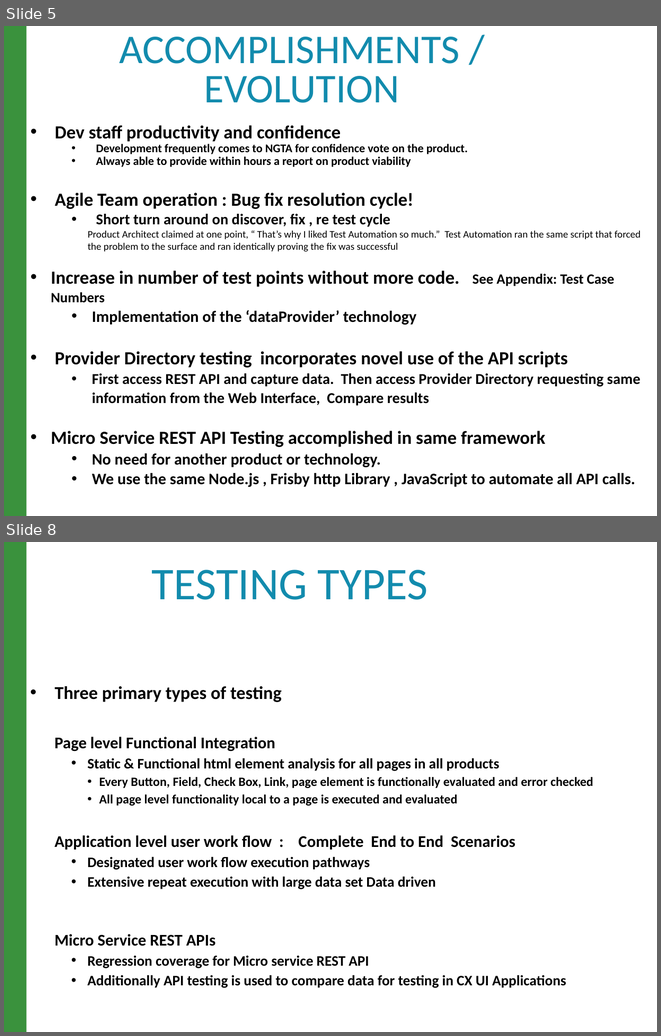
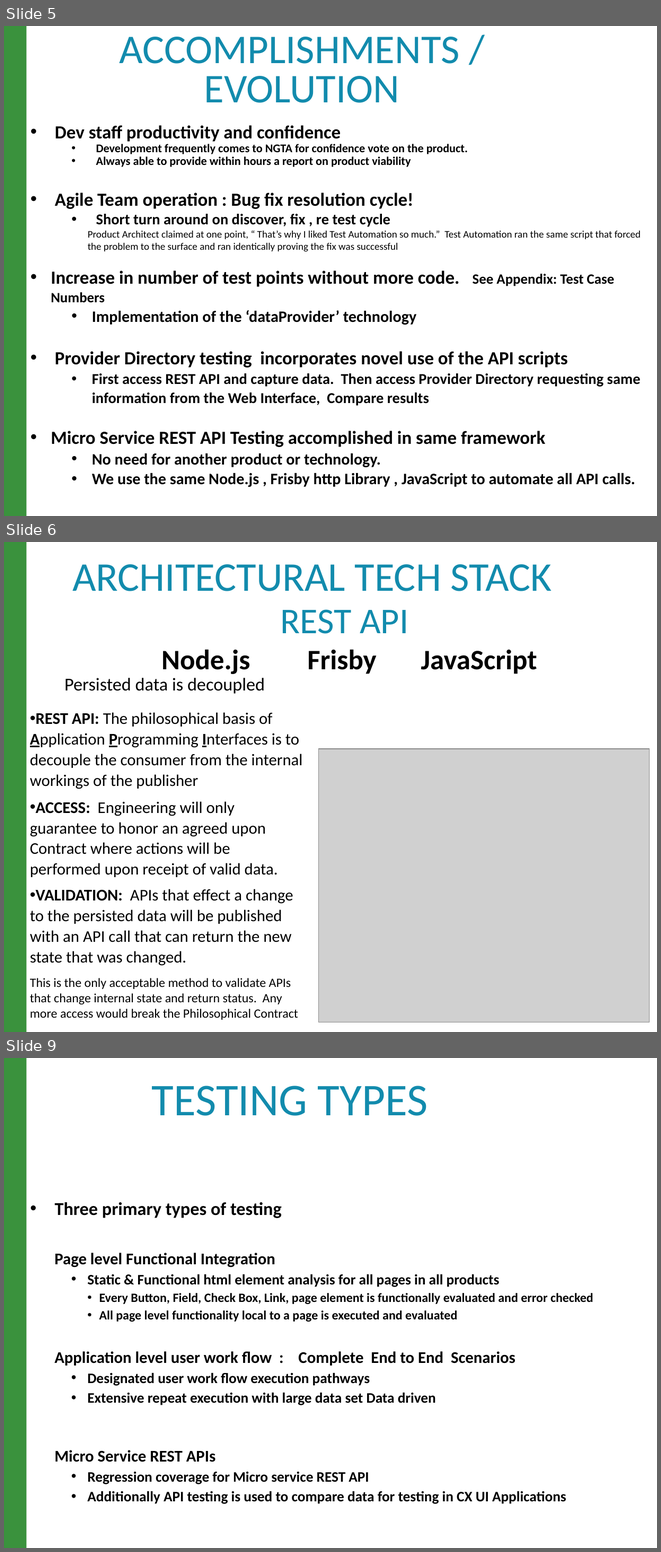
Before and after one commit to raghav9329/mainProf, a slide deck: CurrentWork_Delta/CX_StrategyPowerPoint.pptx. Shown one above the other, each under a label of ours: slides 5 and 8 before the commit, slides 5, 6 and 9 after it; the slides between them are not shown. The pictures are 661x1036 and 661x1552 pixels, drawn with LibreOffice and Linux fonts; fonts in the diff are those of the drawing; grey boxes stand for pictures. Boxes give left, top, right and bottom in pixels: in the first picture for what was removed or moved away, otherwise in the second. Text is boxed around its words. In the diff, an @@ line names an element or a change of style, - is before the commit and + after.

```diff
--- a/CurrentWork_Delta/CX_StrategyPowerPoint.pptx
+++ b/CurrentWork_Delta/CX_StrategyPowerPoint.pptx
@@ slide 6 added at (x1=4, y1=542, x2=657, y2=1032), background #FFFFFF; not listed: 1 template element that a slide beside it also shows @@
@@ title added at (x1=72, y1=564, x2=551, y2=634), 45 pt, text #128BAD @@
+ARCHITECTURAL TECH STACK REST API
@@ text added at (x1=161, y1=649, x2=537, y2=674), 31 pt, text #000000, bold @@
+Node.js Frisby JavaScript
@@ text added at (x1=30, y1=678, x2=303, y2=1020), 18 pt, text #000000 @@
+Persisted data is decoupled
+• REST API: The philosophical basis of Application Programming Interfaces is to decouple the consumer from the internal workings of the publisher
+• ACCESS: Engineering will only guarantee to honor an agreed upon Contract where actions will be performed upon receipt of valid data.
+• VALIDATION: APIs that effect a change to the persisted data will be published with an API call that can return the new state that was changed.
+This is the only acceptable method to validate APIs that change internal state and return status. Any more access would break the Philosophical Contract
@@ picture added at (x1=318, y1=748, x2=649, y2=1021) @@
@@ what was slide 8 is now slide 9 @@
```
Also in this commit, not shown: 2 slides changed, 5 other files.
